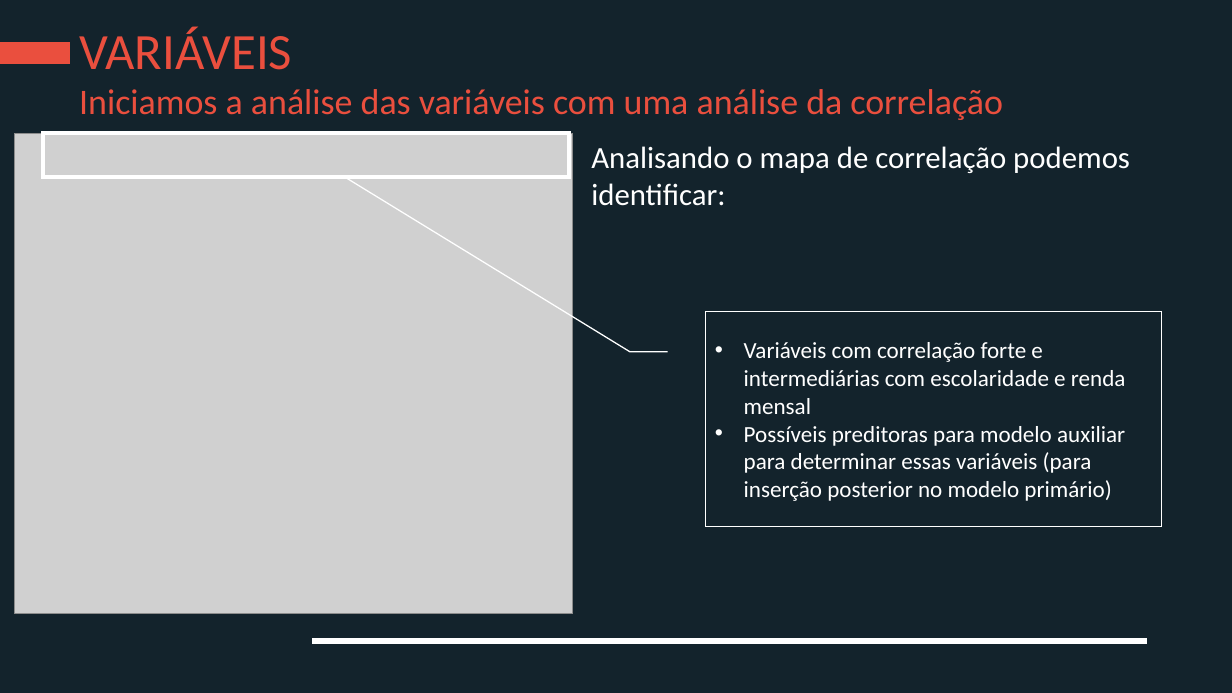
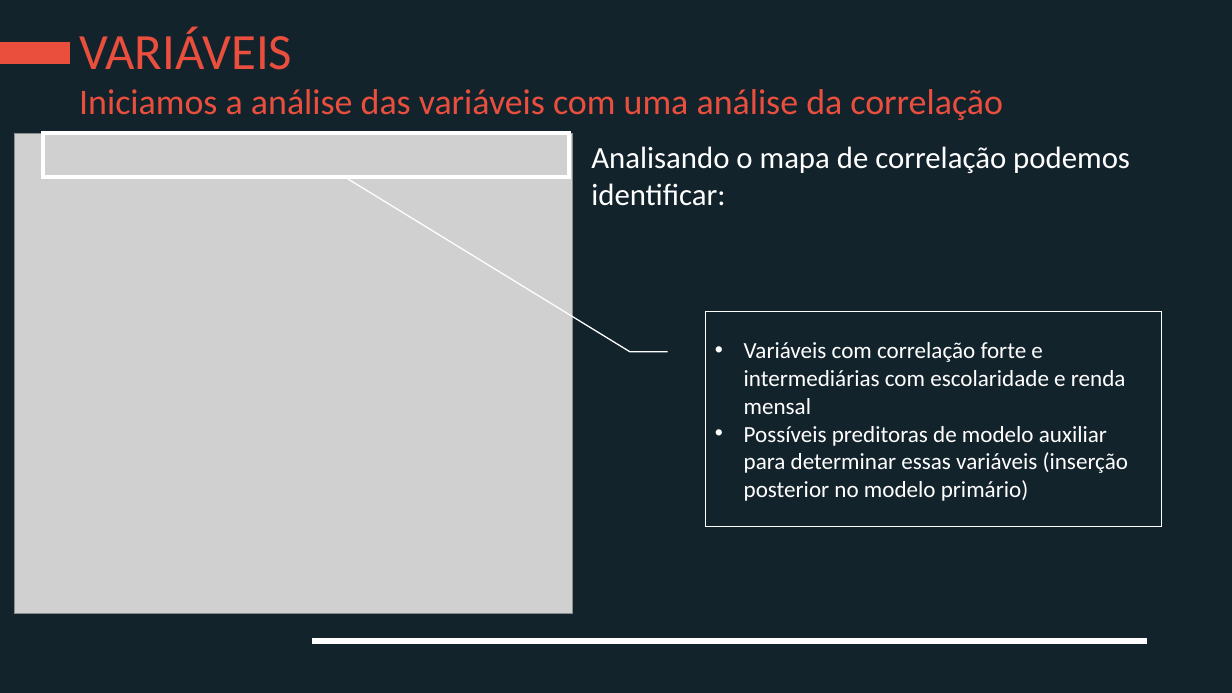
Before and after one commit to spadao/PS-Elo-Group, a slide deck: slide 9 of Apresentação-JoãoVictorSpadão.pptx (slide 8 before the commit). Drawn at 1232x693 pixels with LibreOffice and Linux fonts; fonts in the diff are those of the drawing; grey boxes stand for pictures; background and template pictures are left out. Boxes give left, top, right and bottom in pixels: in the first picture for what was removed or moved away, otherwise in the second. Text is boxed around its words. In the diff, an @@ line names an element or a change of style, - is before the commit and + after.

```diff
--- a/Apresentação-JoãoVictorSpadão.pptx
+++ b/Apresentação-JoãoVictorSpadão.pptx
@@ text in border callout at <box>744,426,1128,501</box>: text changed @@
-• Possíveis preditoras para modelo auxiliar para determinar essas variáveis (para inserção posterior no modelo primário)
+• Possíveis preditoras de modelo auxiliar para determinar essas variáveis (inserção posterior no modelo primário)
```
Also in this commit, not shown: 5 other slides changed, 2 slides added, 3 other files.
